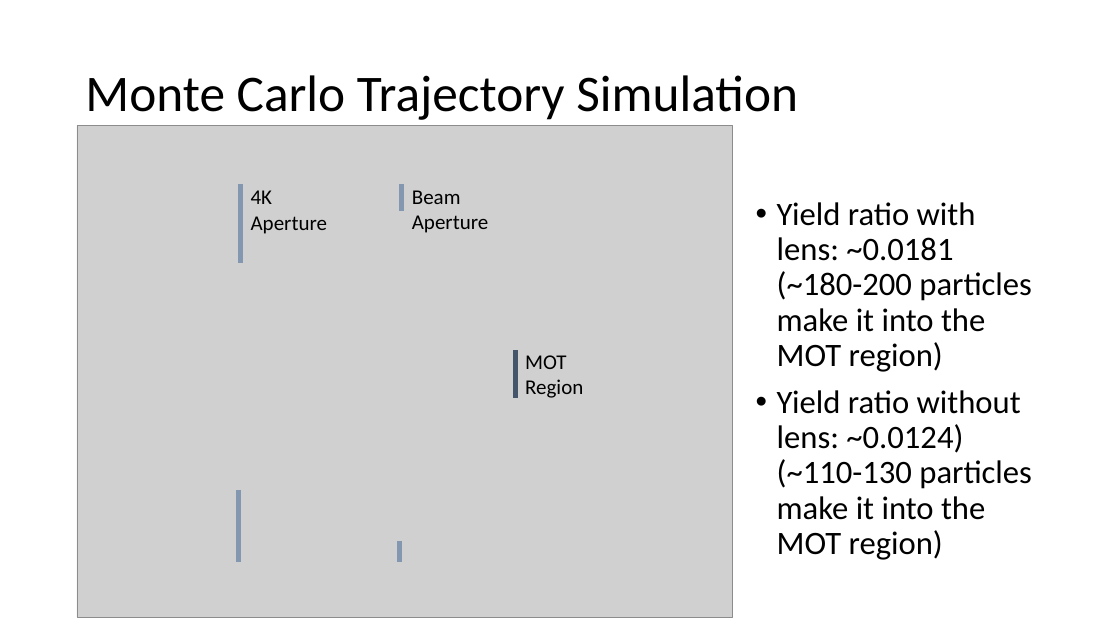
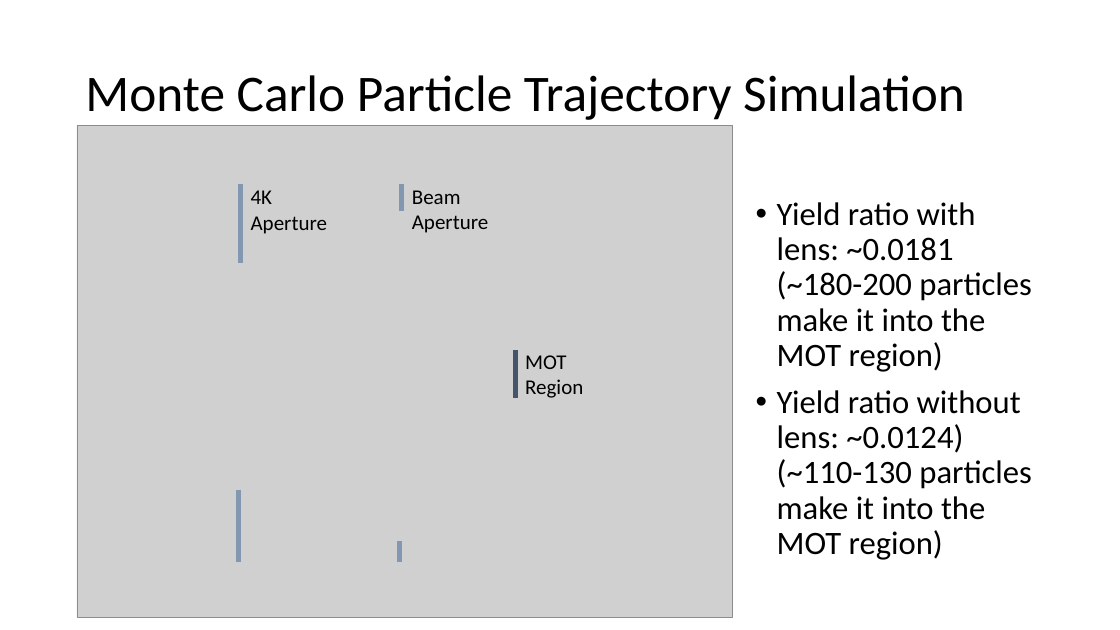
Before and after one commit to Andrew-wi/magnetic_lens, a slide deck: slide 10 of magnetic_lens_monte_carlo/magnetic_lens_jun_18.pptx. Drawn at 1120x630 pixels with LibreOffice and Linux fonts; fonts in the diff are those of the drawing; grey boxes stand for pictures. Boxes give left, top, right and bottom in pixels: in the first picture for what was removed or moved away, otherwise in the second. Text is boxed around its words. In the diff, an @@ line names an element or a change of style, - is before the commit and + after.

```diff
--- a/magnetic_lens_monte_carlo/magnetic_lens_jun_18.pptx
+++ b/magnetic_lens_monte_carlo/magnetic_lens_jun_18.pptx
@@ title at (85, 75, 965, 120): text changed @@
-Monte Carlo Trajectory Simulation
+Monte Carlo Particle Trajectory Simulation
```
Also in this commit, not shown: 2 other slides changed, 8 other files.
